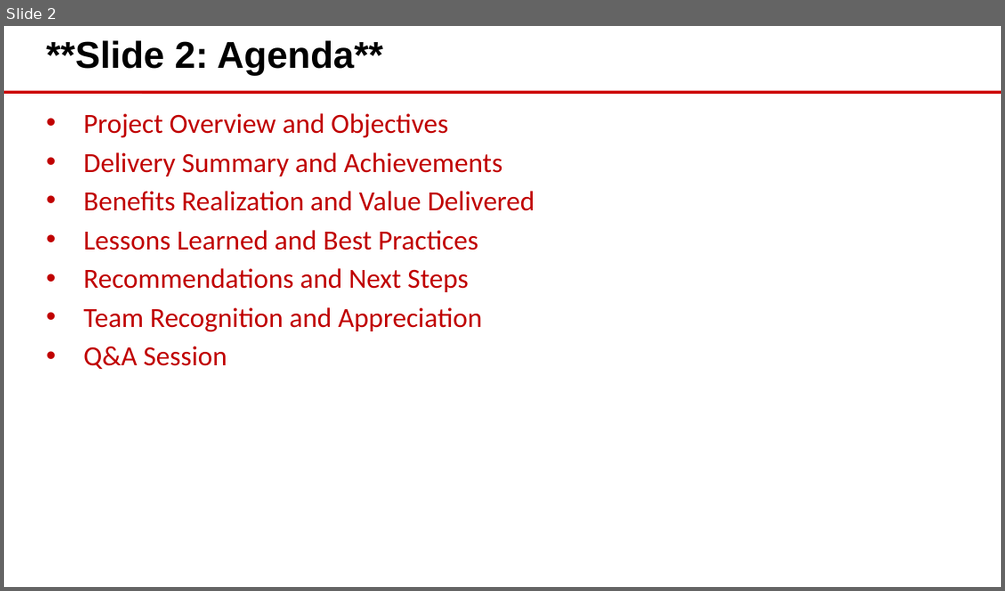
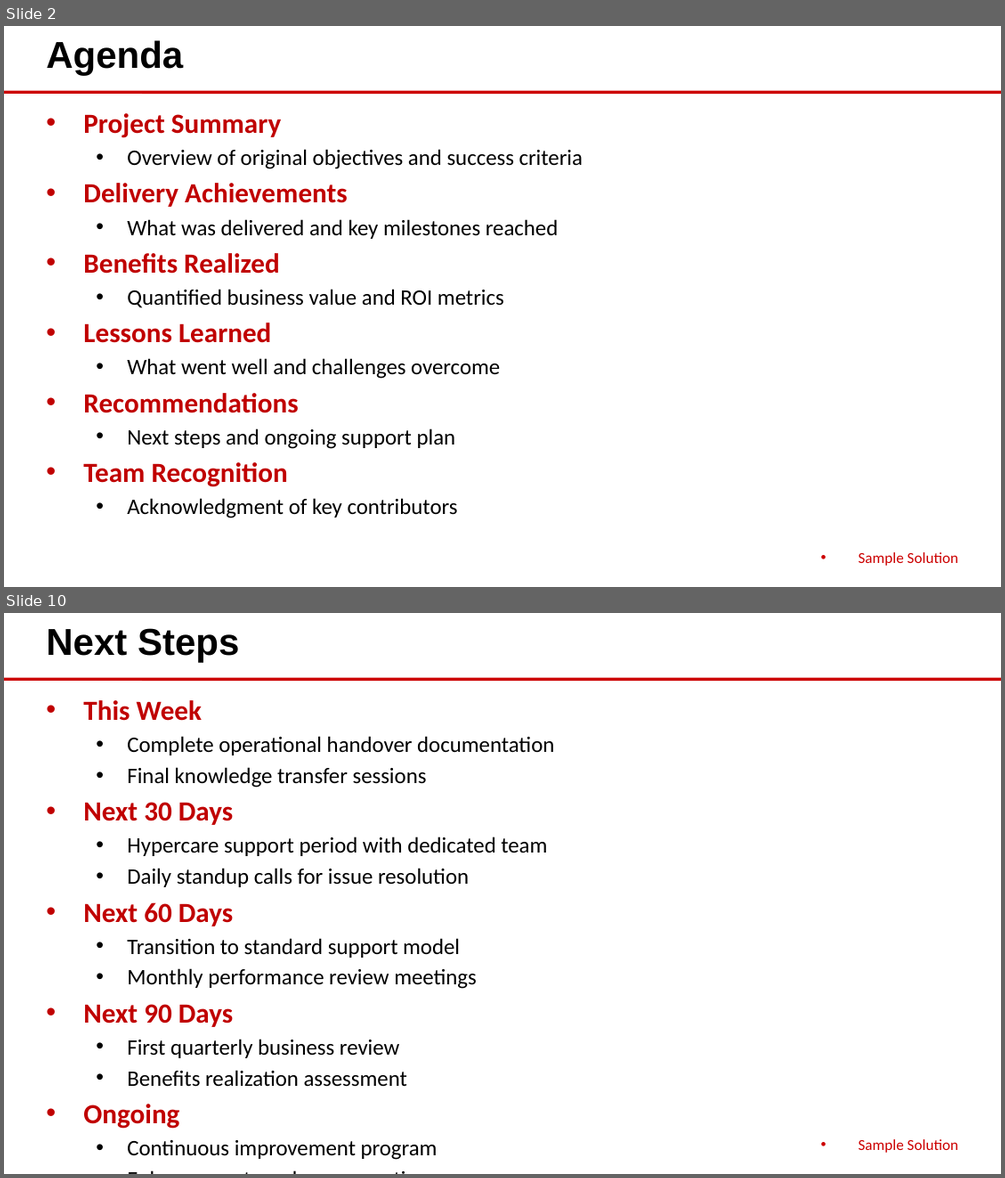
Before and after one commit to eoframework/solutions, a slide deck: solution-template/sample-provider/sample-category/sample-solution/delivery/closeout-presentation.pptx. Shown one above the other, each under a label of ours: slide 2 before the commit, slides 2 and 10 after it; the slides between them are not shown. The pictures are 1005x591 and 1005x1178 pixels, drawn with LibreOffice and Linux fonts; fonts in the diff are those of the drawing; background and template pictures are left out. Boxes give left, top, right and bottom in pixels: in the first picture for what was removed or moved away, otherwise in the second. Text is boxed around its words. In the diff, an @@ line names an element or a change of style, - is before the commit and + after.

Commit message:
Update solution-template with consolidated delivery structure
- Update detailed-design.md with universal 10-section structure
- Add contextual intro text to all sections before tables/bullets/diagrams
- Consolidate legacy files into project-plan.csv and implementation-guide.md:
  - roles.csv → RACI Matrix section in project-plan.csv
  - communication-plan.csv → Communications Plan section in project-plan.csv
  - training-plan.csv → Training Program section in implementation-guide.md
- Remove requirements.csv (belongs in presales SOW)
- Regenerate all Office files with updated converters
- Update delivery README with new structure reference

```diff
--- a/solution-template/sample-provider/sample-category/sample-solution/delivery/closeout-presentation.pptx
+++ b/solution-template/sample-provider/sample-category/sample-solution/delivery/closeout-presentation.pptx
@@ slide 10 added at (x1=4, y1=613, x2=1001, y2=1174), background #FFFFFF; not listed: 1 template element that a slide beside it also shows @@
@@ text added at (x1=46, y1=628, x2=239, y2=663), 27 pt, text #000000, bold @@
+Next Steps
@@ text added at (x1=83, y1=700, x2=554, y2=1159), 16 pt, text #000000 @@
+• This Week
+  • Complete operational handover documentation
+  • Final knowledge transfer sessions
+• Next 30 Days
+  • Hypercare support period with dedicated team
+  • Daily standup calls for issue resolution
+• Next 60 Days
+  • Transition to standard support model
+  • Monthly performance review meetings
+• Next 90 Days
+  • First quarterly business review
+  • Benefits realization assessment
+• Ongoing
+  • Continuous improvement program
+  • Enhancement roadmap execution
@@ text added at (x1=858, y1=1139, x2=958, y2=1152), 11 pt, text #CC0000 @@
+• Sample Solution
@@ slide 2 changed as well @@
@@ text at (x1=46, y1=40, x2=183, y2=76): text changed @@
-**Slide 2: Agenda**
+Agenda
@@ text at (x1=83, y1=113, x2=582, y2=518): text changed; size 20 to 16 pt; text colour #C00000 to #000000 @@
-• Project Overview and Objectives
-• Delivery Summary and Achievements
-• Benefits Realization and Value Delivered
-• Lessons Learned and Best Practices
-• Recommendations and Next Steps
-• Team Recognition and Appreciation
-• Q&A Session
+• Project Summary
+  • Overview of original objectives and success criteria
+• Delivery Achievements
+  • What was delivered and key milestones reached
+• Benefits Realized
+  • Quantified business value and ROI metrics
+• Lessons Learned
+  • What went well and challenges overcome
+• Recommendations
+  • Next steps and ongoing support plan
+• Team Recognition
+  • Acknowledgment of key contributors
@@ text added at (x1=858, y1=552, x2=958, y2=565), 11 pt, text #CC0000 @@
+• Sample Solution
```
Also in this commit, not shown: 1 other slide changed, 8 other slides added, 34 slides removed, 20 other files.
